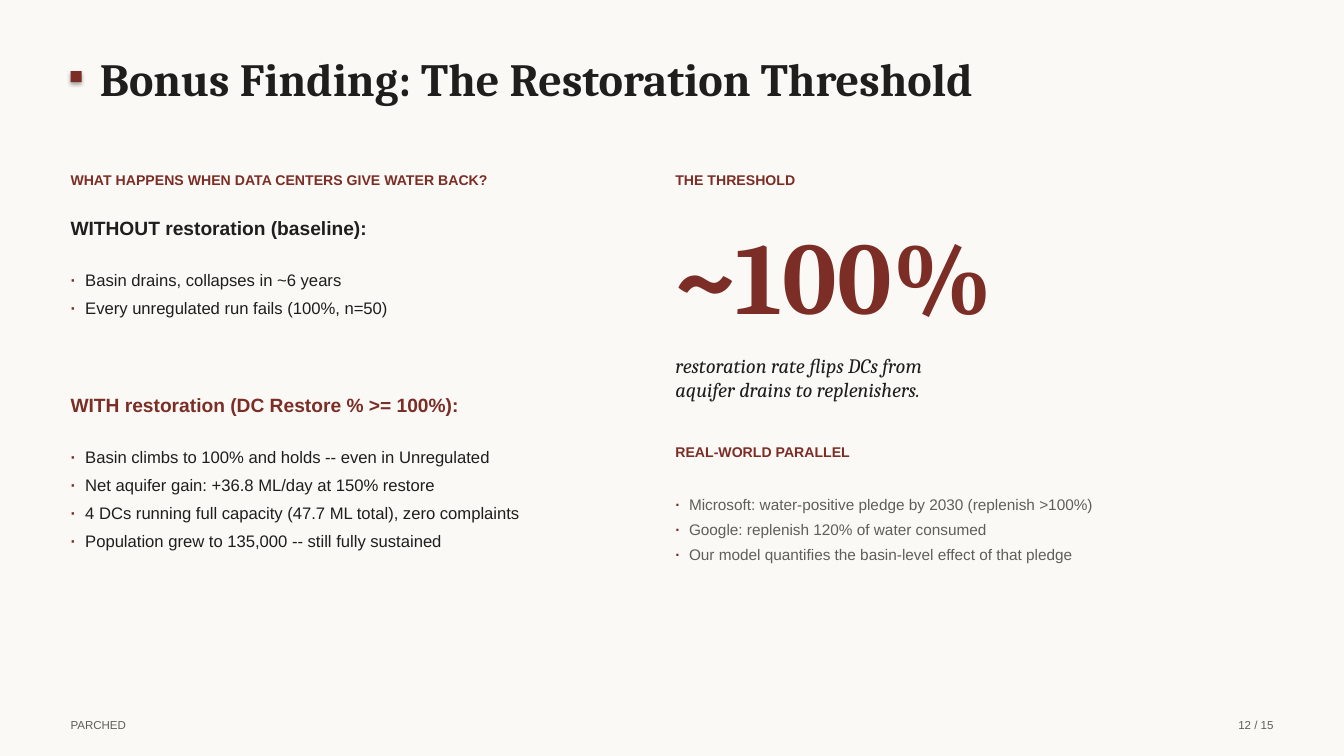
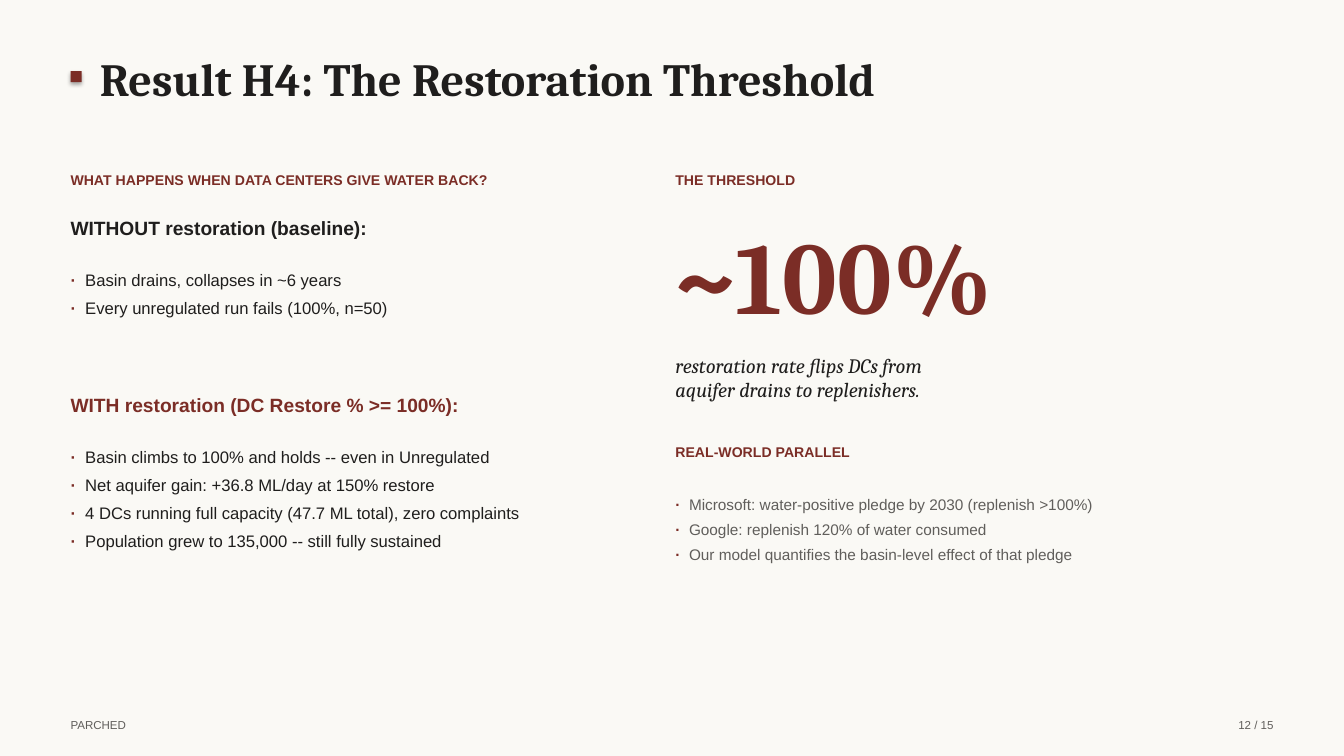
Before and after one commit to cup-noodlehS/ABM-project, a slide deck: slide 12 of presentation/PARCHED_final.pptx. Drawn at 1344x756 pixels with LibreOffice and Linux fonts; fonts in the diff are those of the drawing. Boxes give left, top, right and bottom in pixels: in the first picture for what was removed or moved away, otherwise in the second. Text is boxed around its words. In the diff, an @@ line names an element or a change of style, - is before the commit and + after.

```diff
--- a/presentation/PARCHED_final.pptx
+++ b/presentation/PARCHED_final.pptx
@@ text at [100,64,875,97]: text changed @@
-Bonus Finding: The Restoration Threshold
+Result H4: The Restoration Threshold
```
Also in this commit, not shown: 3 other slides changed, 2 other files.
